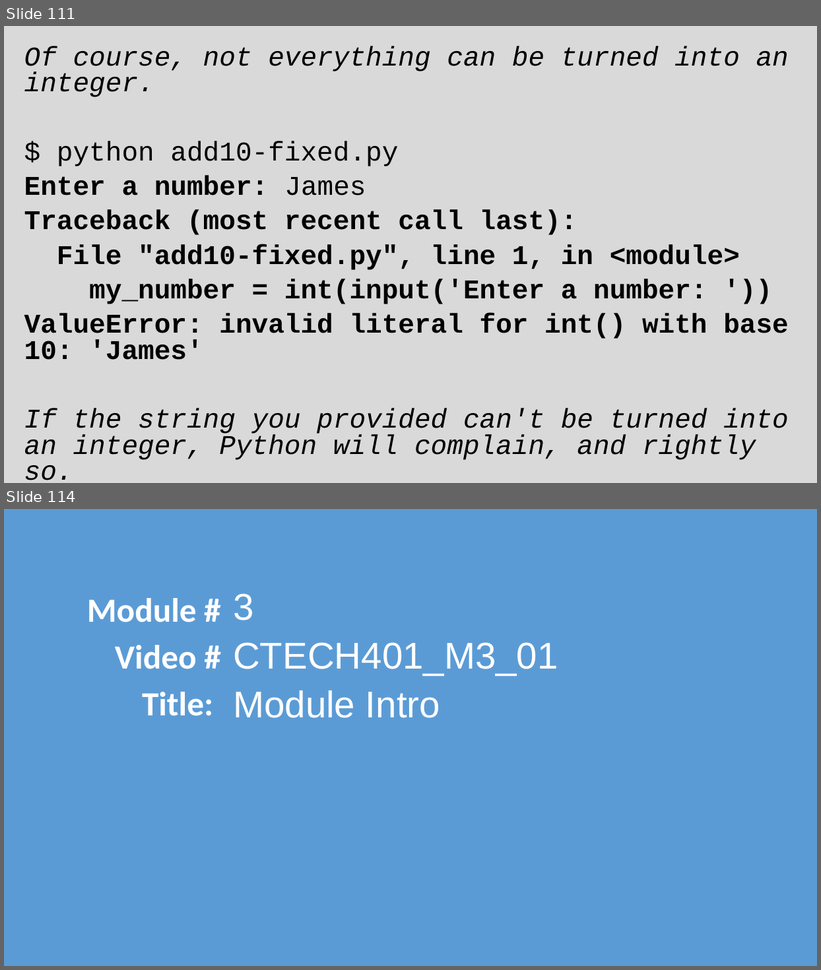
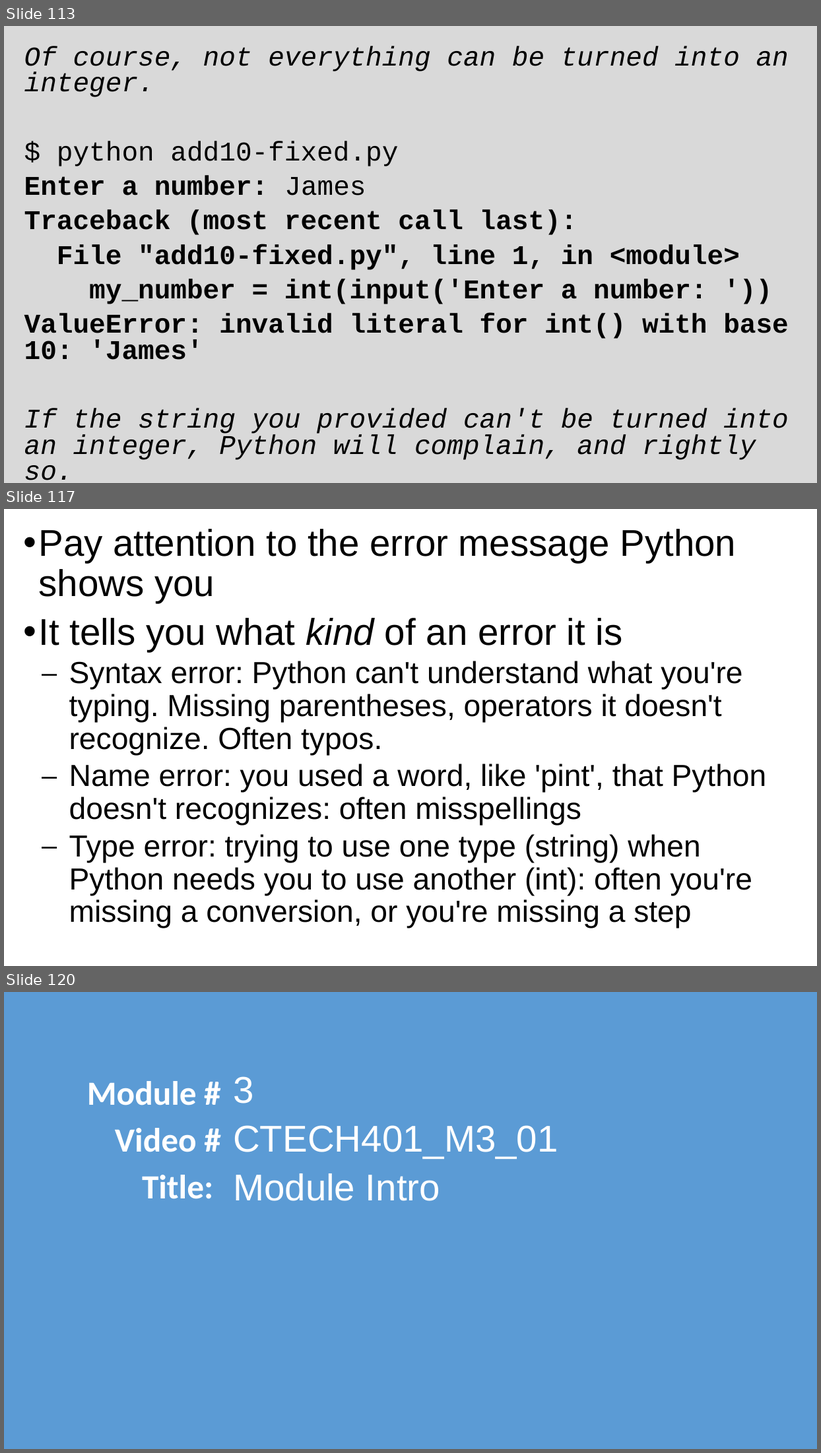
Before and after one commit to grimmelm/ctech404, a slide deck: ctech401/CTECH401_Combined-Slides.pptx. Shown one above the other, each under a label of ours: slides 111 and 114 before the commit, slides 113, 117 and 120 after it; the slides between them are not shown. The pictures are 821x970 and 821x1453 pixels, drawn with LibreOffice and Linux fonts; fonts in the diff are those of the drawing. Boxes give left, top, right and bottom in pixels: in the first picture for what was removed or moved away, otherwise in the second. Text is boxed around its words. In the diff, an @@ line names an element or a change of style, - is before the commit and + after.

Commit message:
CTECH 401 Added video on error messages, other tweaks.

```diff
--- a/ctech401/CTECH401_Combined-Slides.pptx
+++ b/ctech401/CTECH401_Combined-Slides.pptx
@@ slide 117 added at <box>4,509,817,966</box>, background #FFFFFF @@
@@ text added at <box>38,529,767,929</box>, 36 pt, text #000000 @@
+• Pay attention to the error message Python shows you
+• It tells you what kind of an error it is
+  ⎯ Syntax error: Python can't understand what you're typing. Missing parentheses, operators it doesn't recognize. Often typos.
+  ⎯ Name error: you used a word, like 'pint', that Python doesn't recognizes: often misspellings
+  ⎯ Type error: trying to use one type (string) when Python needs you to use another (int): often you're missing a conversion, or you're missing a step
@@ what was slide 111 is now slide 113 @@
@@ what was slide 114 is now slide 120 @@
```
Also in this commit, not shown: 5 slides changed, 5 other slides added.
